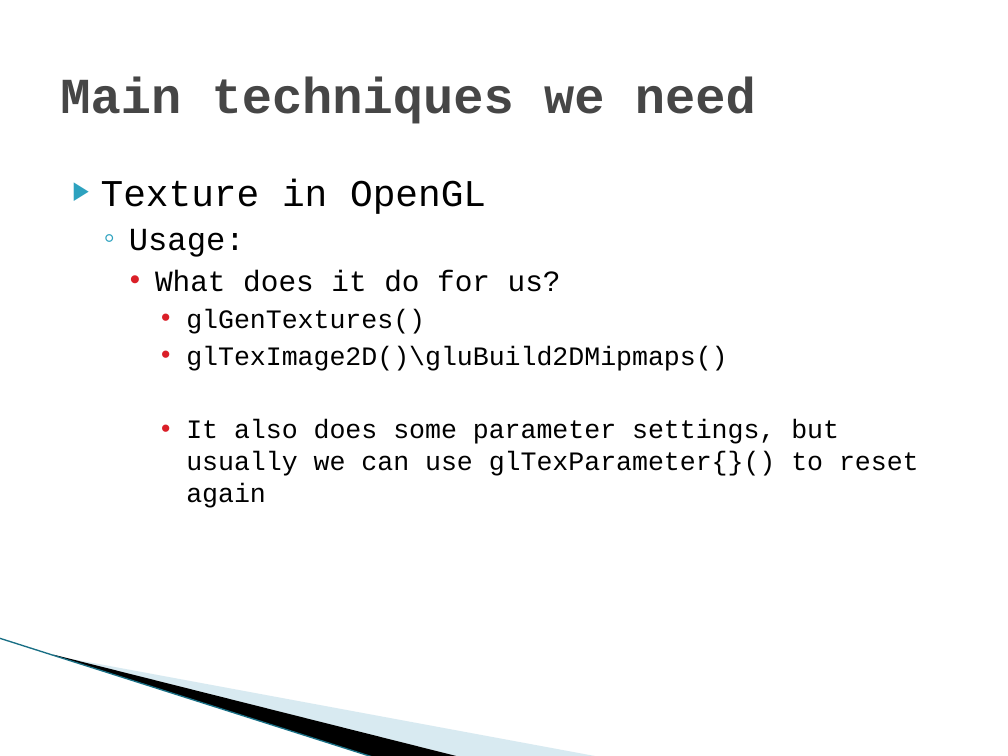
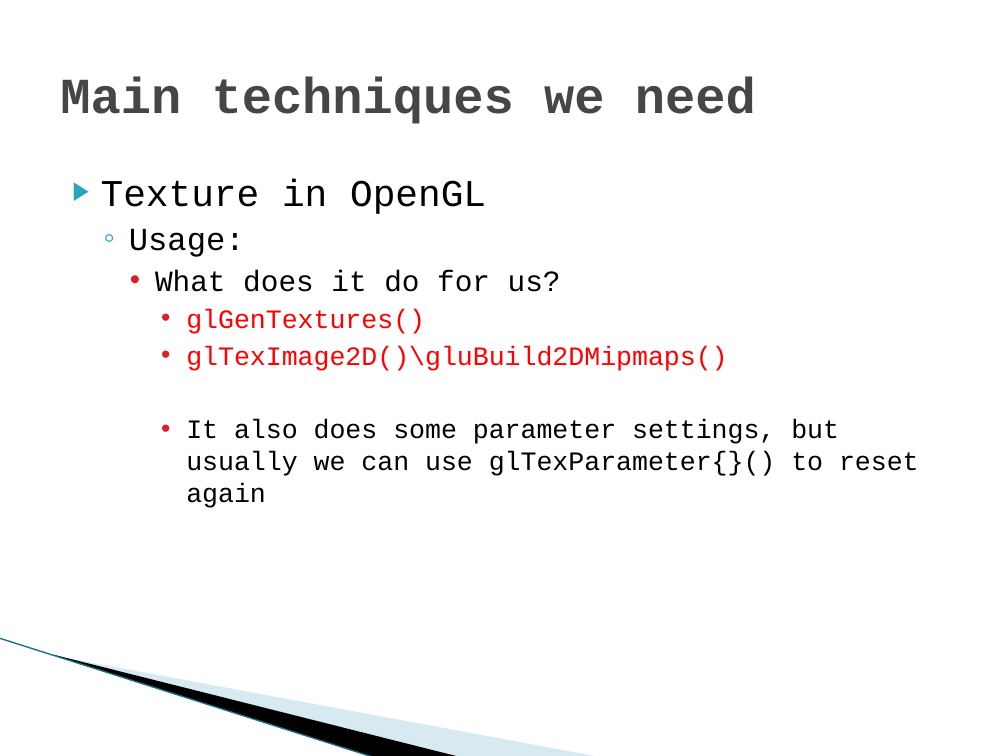
Before and after one commit to Soledad89/OpenGLTHU, a slide deck: slide 24 of Exercies/Exercies03/Exercise03.pptx. Drawn at 1008x756 pixels with LibreOffice and Linux fonts; fonts in the diff are those of the drawing; background and template pictures are left out. Boxes give left, top, right and bottom in pixels: in the first picture for what was removed or moved away, otherwise in the second. Text is boxed around its words. In the diff, an @@ line names an element or a change of style, - is before the commit and + after.

```diff
--- a/Exercies/Exercies03/Exercise03.pptx
+++ b/Exercies/Exercies03/Exercise03.pptx
@@ text at [186,309,727,371]: text colour #000000 to #FF0000 in "glGenTextures()", "glTexImage2D()\gluBuild2DMipmaps()" @@
```
Also in this commit, not shown: 1 other slide changed, 1 other file.
